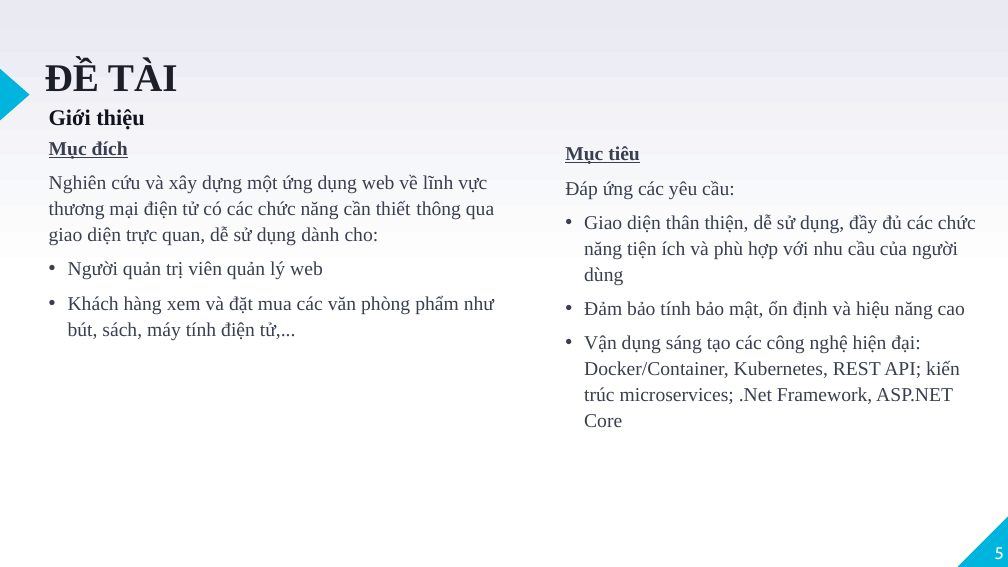
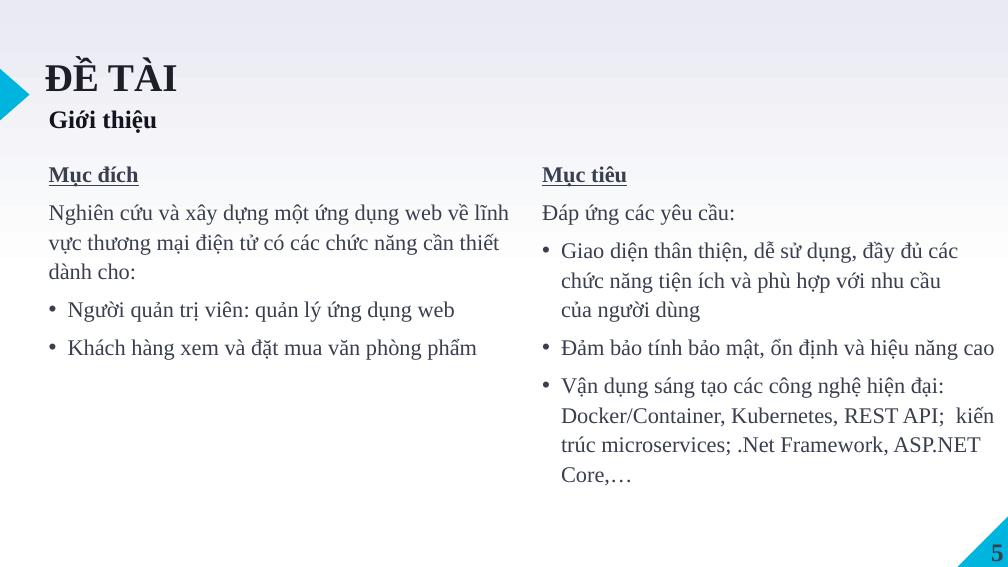
Before and after one commit to VoQuangTuong185/DoAnTotNghiep, a slide deck: slide 5 of Documentation/BCDK4/CN_185_VoQuangTuong_TomTat_BCCK.pptx. Drawn at 1008x567 pixels with LibreOffice and Linux fonts; fonts in the diff are those of the drawing. Boxes give left, top, right and bottom in pixels: in the first picture for what was removed or moved away, otherwise in the second. Text is boxed around its words. In the diff, an @@ line names an element or a change of style, - is before the commit and + after.

```diff
--- a/Documentation/BCDK4/CN_185_VoQuangTuong_TomTat_BCCK.pptx
+++ b/Documentation/BCDK4/CN_185_VoQuangTuong_TomTat_BCCK.pptx
@@ text "Giới thiệu" at <box>49,110,157,133</box>: size 16 to 18 pt @@
@@ text "Mục đích": place and size @@
-text "Mục đích" at <box>49,141,494,340</box>
+text "Mục đích" at <box>49,166,509,360</box>
@@ text at <box>49,166,139,187</box>: size 14 to 16 pt in "Mục đích" @@
@@ text at <box>542,166,995,360</box>: size 14 to 16 pt in "Mục tiêu", "Đáp ứng các yêu cầu:", "Giao diện thân thiện, dễ sử dụng, ...", "Đảm bảo tính bảo mật, ổn định ..." @@
@@ text "Mục tiêu": place and size @@
-text "Mục tiêu" at <box>565,146,976,427</box>
+text "Mục tiêu" at <box>542,166,995,486</box>
@@ text at <box>49,203,509,360</box>: text changed; size 14 to 16 pt @@
-Nghiên cứu và xây dựng một ứng dụng web về lĩnh vực thương mại điện tử có các chức năng cần thiết thông qua giao diện trực quan, dễ sử dụng dành cho:
-• Người quản trị viên quản lý web
-• Khách hàng xem và đặt mua các văn phòng phẩm như bút, sách, máy tính điện tử,...
+Nghiên cứu và xây dựng một ứng dụng web về lĩnh vực thương mại điện tử có các chức năng cần thiết dành cho:
+• Người quản trị viên: quản lý ứng dụng web
+• Khách hàng xem và đặt mua văn phòng phẩm
@@ text at <box>561,377,994,486</box>: text changed; size 14 to 16 pt @@
-• Vận dụng sáng tạo các công nghệ hiện đại: Docker/Container, Kubernetes, REST API; kiến trúc microservices; .Net Framework, ASP.NET Core
+• Vận dụng sáng tạo các công nghệ hiện đại: Docker/Container, Kubernetes, REST API; kiến trúc microservices; .Net Framework, ASP.NET Core,…
@@ page number at <box>991,544,1004,561</box>: size 12 to 18 pt, font Cabin to Times New Roman, text colour #FFFFFF to #3A3F50, bold on @@
```
Also in this commit, not shown: 16 other slides changed, 6 other files.
